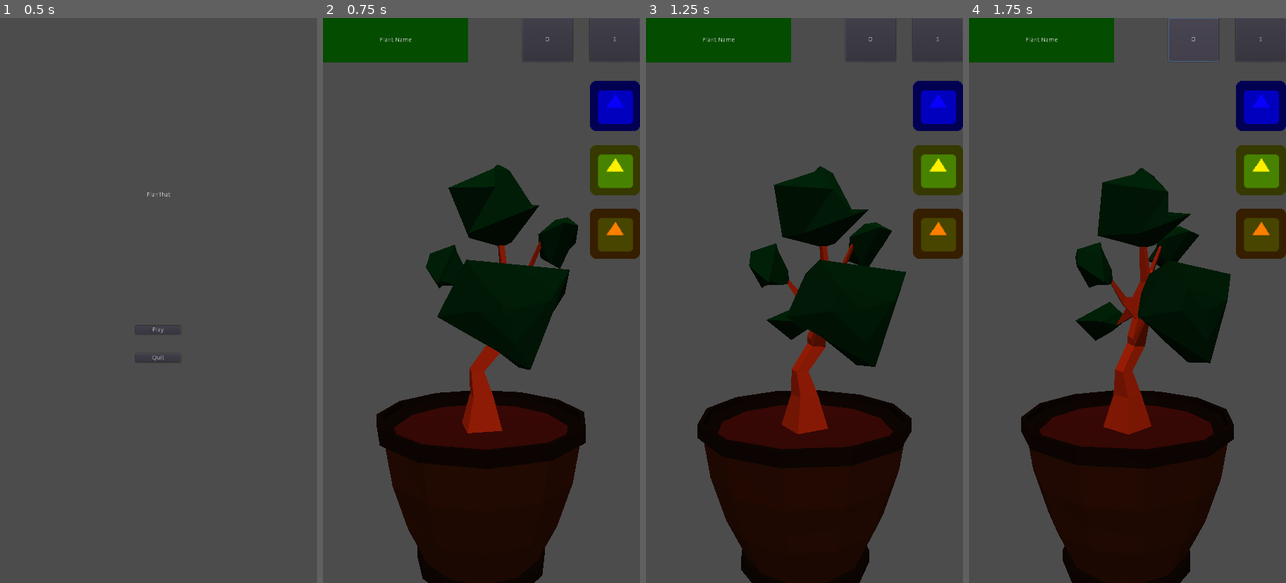
Above: before the commit, frames 1-4 (left to right).
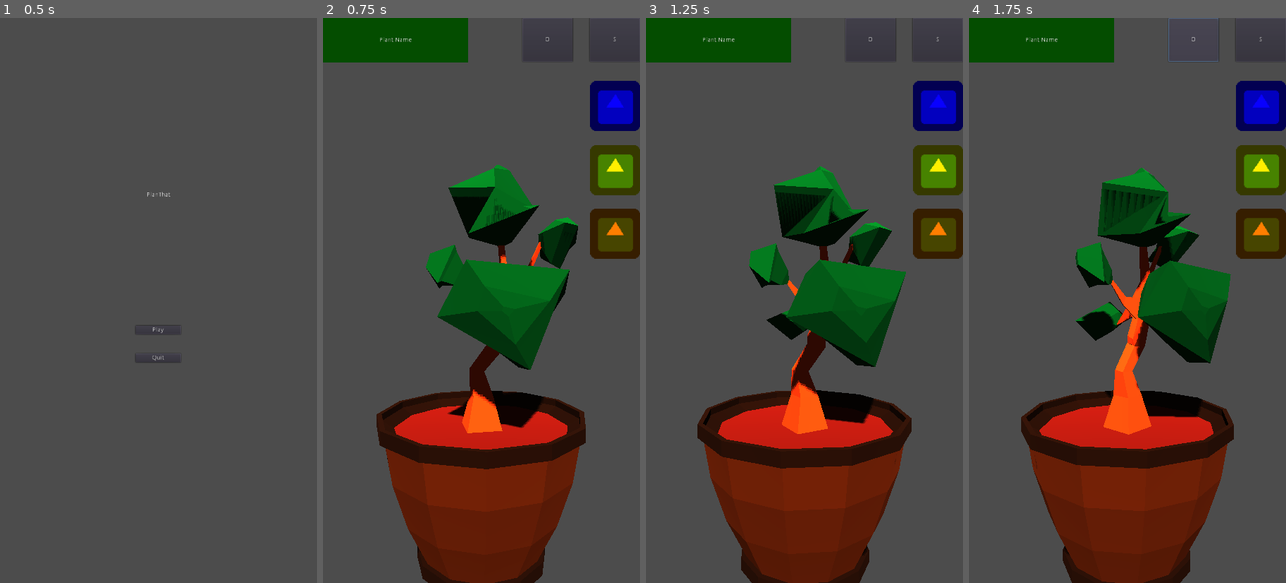
Above: after the commit, the same moments.

Repository: jonathan-santos/planthat
Game: Godot game, scene res://scenes/ui/main_menu.tscn
Two runs of this game, one before a commit and one after it. Both use one fixed random seed, a clock stepped at 60 frames per second and the inputs below. The engine's default icon, where the game draws it, is replaced by a stand-in: a white triangle on a blue panel in a dark square.
Inputs:
- Up to frame 1 (0.5 s): no input
- Up to frame 2 (0.75 s): click "Play" at 0.5 s
- Up to frame 3 (1.25 s): no input
- Up to frame 4 (1.75 s): click "O" at 1.25 s

Frame 1 is identical in both runs. In frame 2, 25% of the frame differs, in the area x 16-83%, y 26-100%; in frame 3, 24%; in frame 4, 24%.

Commit message:
Update lighting in main scene

Diff:
--- a/scenes/main.tscn
+++ b/scenes/main.tscn
@@ -16,3 +16,5 @@
 
 [node name="DirectionalLight" type="DirectionalLight" parent="."]
 transform = Transform( 1, 0, 0, 0, 0.707107, 0.707107, 0, -0.707107, 0.707107, 4.76837e-07, 10.2518, 7.20877 )
+light_energy = 5.0
+shadow_enabled = true
